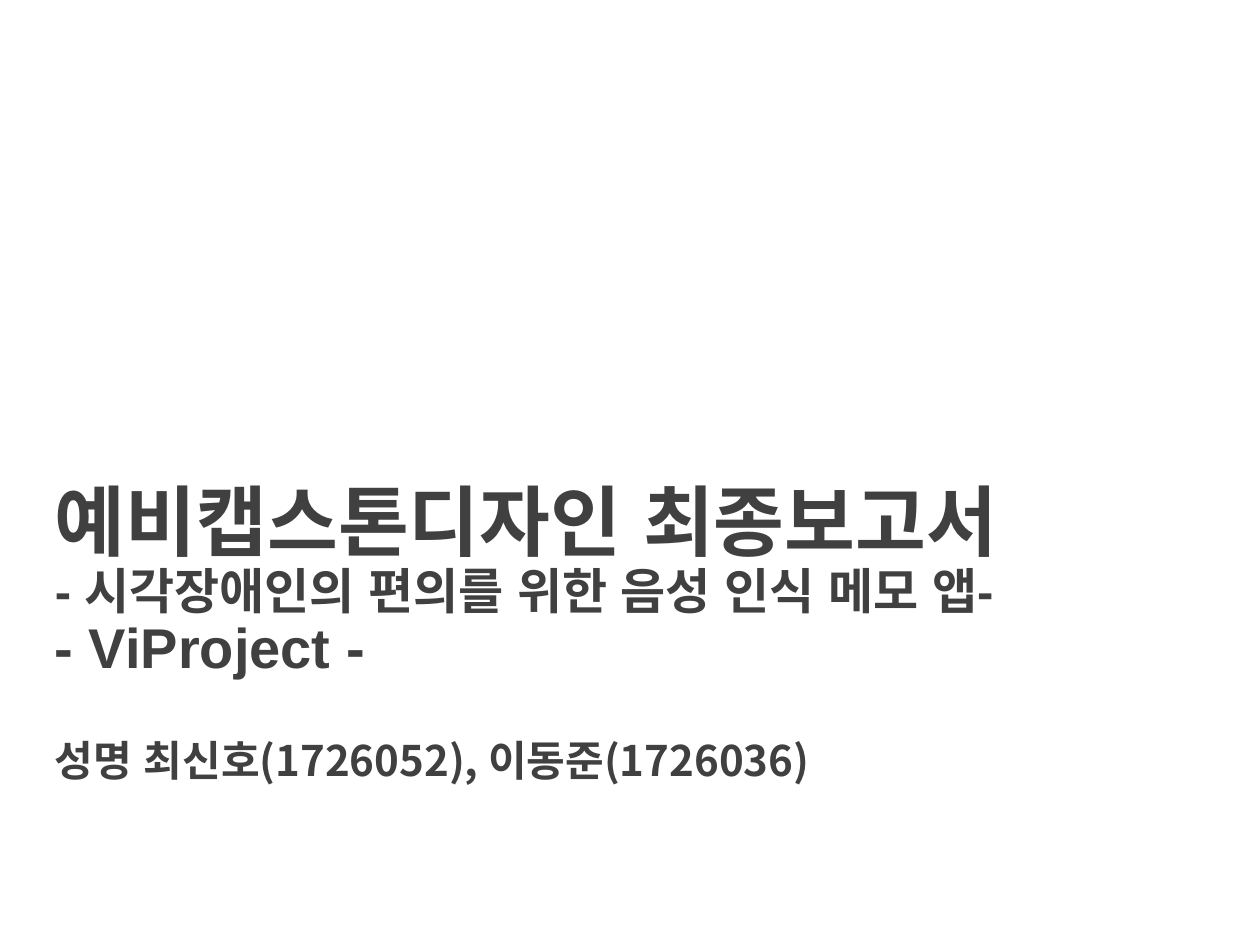
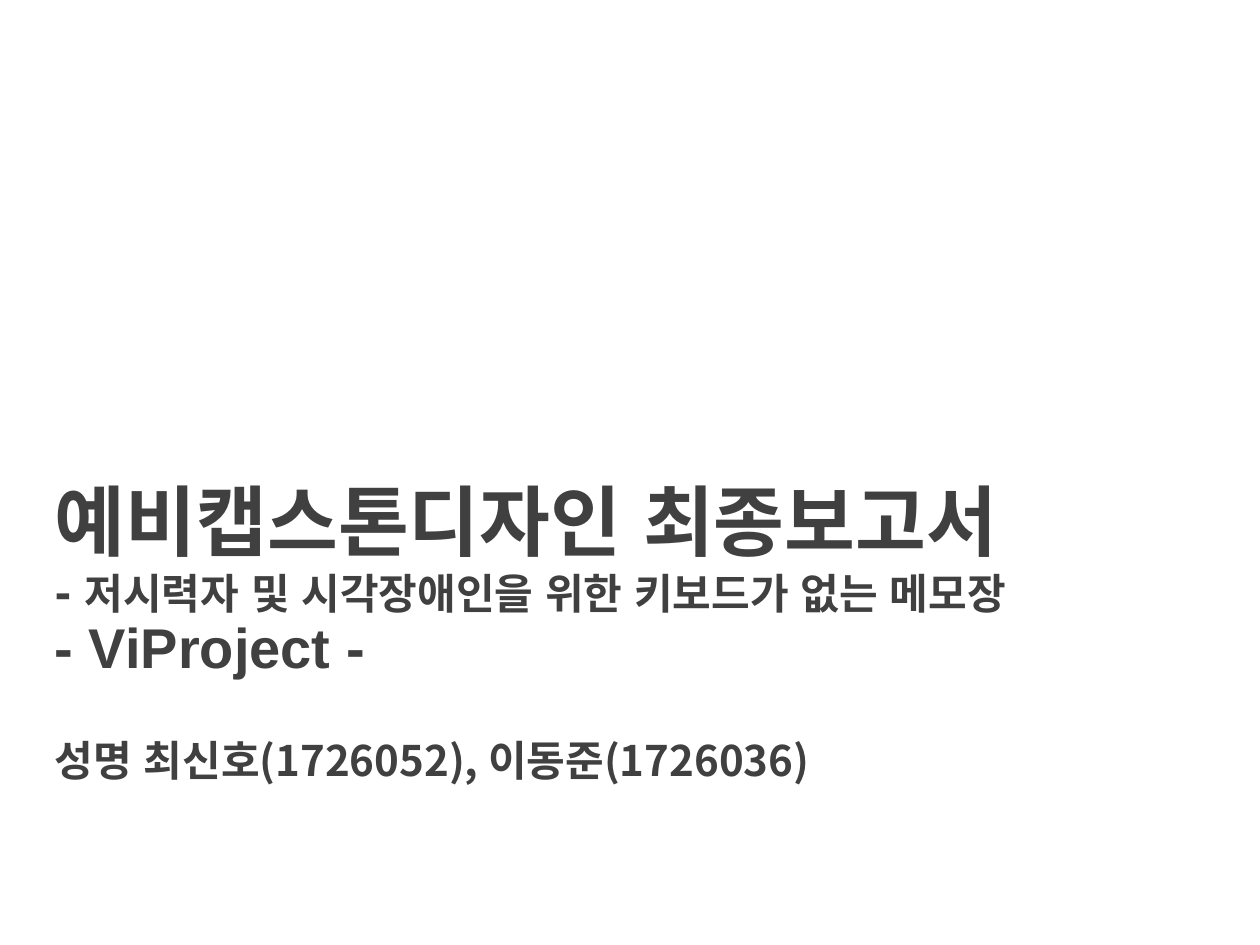
Before and after one commit to choisinho/capstone1, a slide deck: slide 1 of 2022-2-PreCapstoneDesign-최종보고서.pptx. Drawn at 1260x945 pixels with LibreOffice and Linux fonts; fonts in the diff are those of the drawing; background and template pictures are left out. Boxes give left, top, right and bottom in pixels: in the first picture for what was removed or moved away, otherwise in the second. Text is boxed around its words. In the diff, an @@ line names an element or a change of style, - is before the commit and + after.

```diff
--- a/2022-2-PreCapstoneDesign-최종보고서.pptx
+++ b/2022-2-PreCapstoneDesign-최종보고서.pptx
@@ title at <box>55,485,1006,679</box>: text changed; size 28 to 24 pt @@
-예비캡스톤디자인 최종보고서
-- 시각장애인의 편의를 위한 음성 인식 메모 앱-
-- ViProject -
+예비캡스톤디자인 최종보고서
+- 저시력자 및 시각장애인을 위한 키보드가 없는 메모장
+- ViProject -
```
Also in this commit, not shown: 2 other slides changed, 10 slides added, 2 slides removed, 1 other file.
